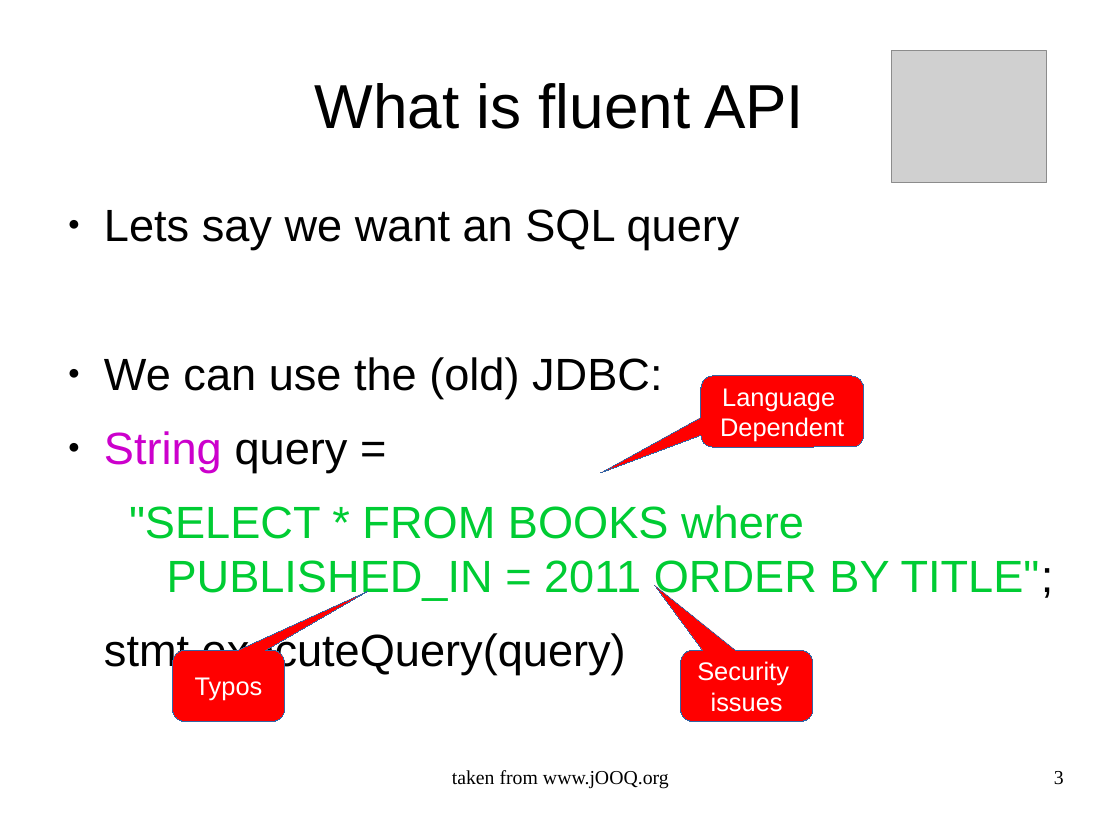
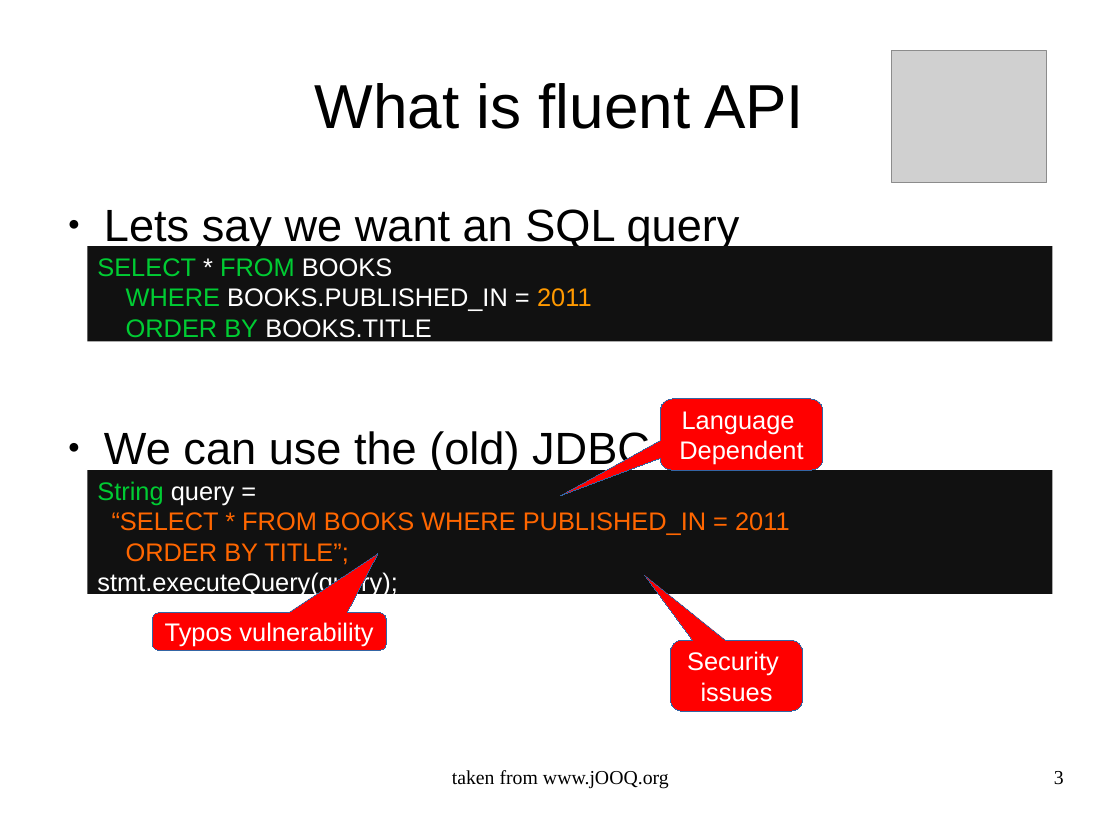
Before and after one commit to OriRoth/fling, a slide deck: slide 3 of Manuscripts/Thesis Seminar/Thesis Seminar.odp. Drawn at 1120x840 pixels with LibreOffice and Linux fonts; fonts in the diff are those of the drawing; grey boxes stand for pictures. Boxes give left, top, right and bottom in pixels: in the first picture for what was removed or moved away, otherwise in the second. Text is boxed around its words. In the diff, an @@ line names an element or a change of style, - is before the commit and + after.

```diff
--- a/Manuscripts/Thesis Seminar/Thesis Seminar.odp
+++ b/Manuscripts/Thesis Seminar/Thesis Seminar.odp
@@ rectangle added at (x1=87, y1=246, x2=1053, y2=341), fill #111111, 18 pt, text #FFFFFF @@
+SELECT * FROM BOOKS
+WHERE BOOKS.PUBLISHED_IN = 2011
+ORDER BY BOOKS.TITLE
@@ rounded speech box "Language" moved from (x1=701, y1=376, x2=864, y2=447) to (x1=661, y1=399, x2=823, y2=471) @@
@@ text at (x1=104, y1=431, x2=650, y2=472): text changed @@
-● We can use the (old) JDBC:
-● String query =
-"SELECT * FROM BOOKS where PUBLISHED_IN = 2011 ORDER BY TITLE";
-stmt.executeQuery(query)
+● We can use the (old) JDBC
@@ rectangle added at (x1=87, y1=471, x2=1053, y2=595), fill #111111, 18 pt, text #FF6600 @@
+String query =
+“SELECT * FROM BOOKS WHERE PUBLISHED_IN = 2011
+ORDER BY TITLE”;
+stmt.executeQuery(query);
@@ rounded speech box "Typos vulnerability" resized from (x1=173, y1=650, x2=285, y2=722) to (x1=152, y1=613, x2=386, y2=650) @@
@@ rounded speech box "Typos vulnerability" at (x1=152, y1=613, x2=386, y2=650): proportions changed @@
@@ text in rounded speech box at (x1=165, y1=622, x2=373, y2=647): text changed @@
-Typos
+Typos vulnerability
@@ rounded speech box "Security" moved from (x1=681, y1=650, x2=813, y2=722) to (x1=671, y1=640, x2=803, y2=711) @@
```
Also in this commit, not shown: 1 other slide changed, 6 slides added, 1 other file.
